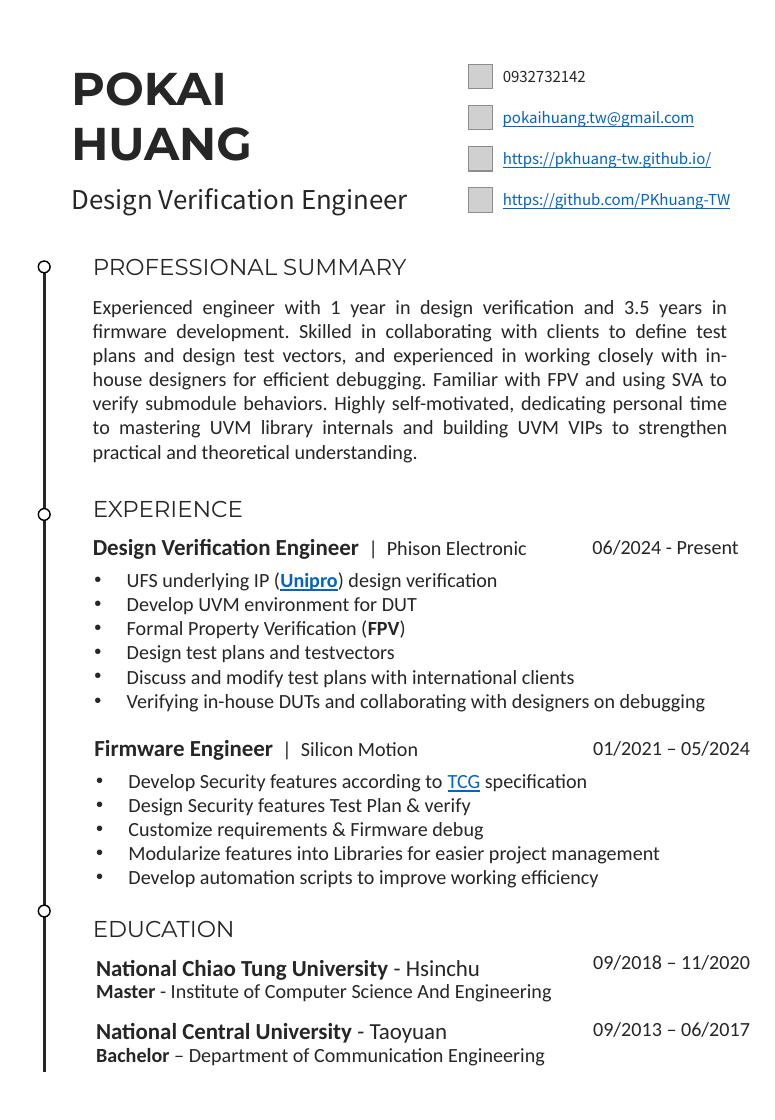
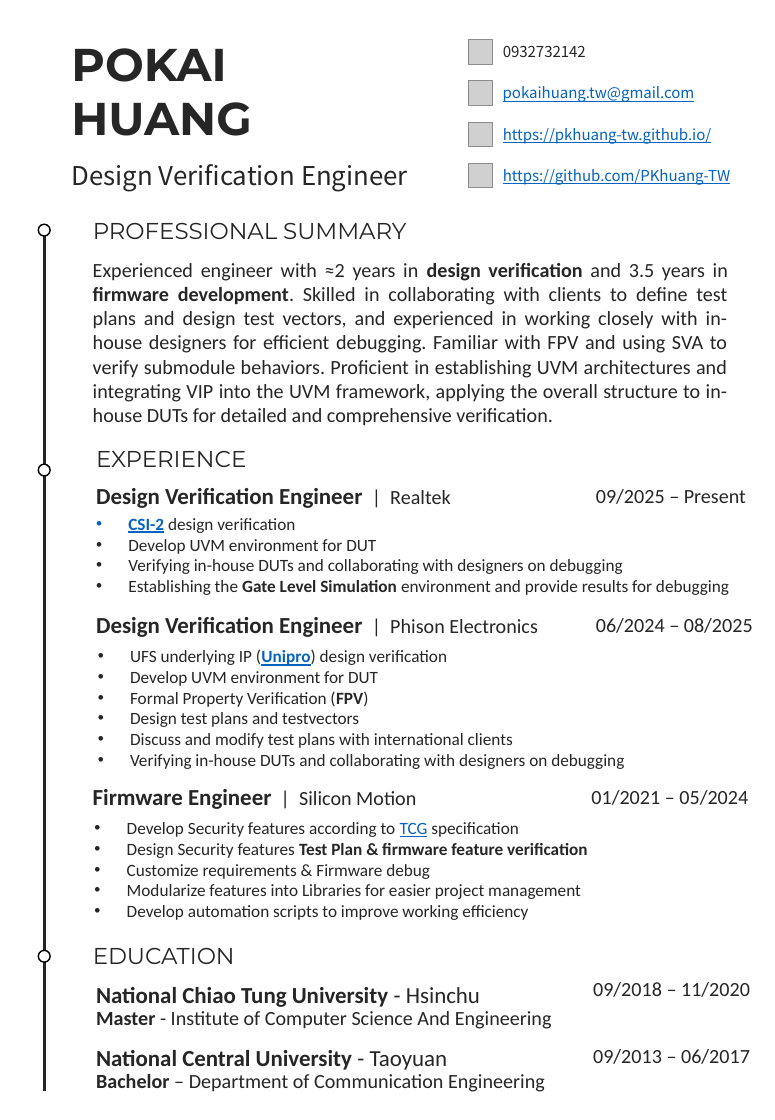
Before and after one commit to PKhuang-TW/HexoCV, a slide deck: slide 1 of public/attaches/PKHuang_Resume.pptx. Drawn at 775x1120 pixels with LibreOffice and Linux fonts; fonts in the diff are those of the drawing; grey boxes stand for pictures. Boxes give left, top, right and bottom in pixels: in the first picture for what was removed or moved away, otherwise in the second. Text is boxed around its words. In the diff, an @@ line names an element or a change of style, - is before the commit and + after.

```diff
--- a/public/attaches/PKHuang_Resume.pptx
+++ b/public/attaches/PKHuang_Resume.pptx
@@ 7 texts, 4 pictures: place and size @@
-7 texts, 4 pictures at [71,64,730,216]
+7 texts, 4 pictures at [71,40,730,192]
@@ ellipse: place and size @@
-ellipse at [38,260,50,272]
+ellipse at [38,224,50,236]
@@ line moved from (44, 267) - (44, 1072) to (44, 230) - (44, 1090) @@
@@ text "PROFESSIONAL SUMMARY": place and size @@
-text "PROFESSIONAL SUMMARY" at [93,259,406,275]
+text "PROFESSIONAL SUMMARY" at [93,223,406,239]
@@ text at [93,263,728,426]: text changed @@
-Experienced engineer with 1 year in design verification and 3.5 years in firmware development. Skilled in collaborating with clients to define test plans and design test vectors, and experienced in working closely with in-house designers for efficient debugging. Familiar with FPV and using SVA to verify submodule behaviors. Highly self-motivated, dedicating personal time to mastering UVM library internals and building UVM VIPs to strengthen practical and theoretical understanding.
+Experienced engineer with ≈2 years in design verification and 3.5 years in firmware development. Skilled in collaborating with clients to define test plans and design test vectors, and experienced in working closely with in-house designers for efficient debugging. Familiar with FPV and using SVA to verify submodule behaviors. Proficient in establishing UVM architectures and integrating VIP into the UVM framework, applying the overall structure to in-house DUTs for detailed and comprehensive verification.
@@ text "EXPERIENCE": place and size @@
-text "EXPERIENCE" at [93,501,243,517]
+text "EXPERIENCE" at [96,451,246,467]
@@ ellipse: place and size @@
-ellipse at [38,508,50,520]
+ellipse at [38,464,50,475]
@@ text added at [96,488,450,508], 16 pt, text #262626, bold @@
+Design Verification Engineer | Realtek
@@ text added at [596,489,746,504], 14 pt, text #262626 @@
+09/2025 – Present
@@ text added at [128,518,729,595], 12 pt, text #262626 @@
+• CSI-2 design verification
+• Develop UVM environment for DUT
+• Verifying in-house DUTs and collaborating with designers on debugging
+• Establishing the Gate Level Simulation environment and provide results for debugging
@@ text at [96,617,538,637]: text changed @@
-Design Verification Engineer | Phison Electronic
+Design Verification Engineer | Phison Electronics
@@ text at [596,618,753,633]: text changed @@
-06/2024 - Present
+06/2024 – 08/2025
@@ text "UFS underlying IP (Unipro) design ...": place and size @@
-text "UFS underlying IP (Unipro) design ..." at [127,572,705,712]
+text "UFS underlying IP (Unipro) design ..." at [130,649,624,769]
@@ text "UFS underlying IP (Unipro) design ..." at [130,649,624,769]: size 14 to 12 pt @@
@@ text "Firmware Engineer | Silicon Motion": place and size @@
-text "Firmware Engineer | Silicon Motion" at [94,740,418,760]
+text "Firmware Engineer | Silicon Motion" at [93,789,416,809]
@@ text "01/2021 – 05/2024": place and size @@
-text "01/2021 – 05/2024" at [593,741,750,756]
+text "01/2021 – 05/2024" at [591,790,748,805]
@@ text "Develop Security features according to ...": place and size @@
-text "Develop Security features according to ..." at [128,774,659,888]
+text "Develop Security features according to ..." at [127,822,587,920]
@@ text at [127,822,581,920]: size 14 to 12 pt in "Develop Security features according to TCG specification", "Customize requirements & Firmware debug", "Modularize features into Libraries for easier project ...", "Develop automation scripts to improve working efficiency" @@
@@ text at [127,843,587,858]: text changed; size 14 to 12 pt; bold on @@
-• Design Security features Test Plan & verify
+• Design Security features Test Plan & firmware feature verification
@@ ellipse: place and size @@
-ellipse at [38,905,50,917]
+ellipse at [38,950,50,961]
@@ 7 texts: place and size @@
-7 texts at [93,921,750,1066]
+7 texts at [93,948,750,1092]
```
Also in this commit, not shown: 27 other files.
